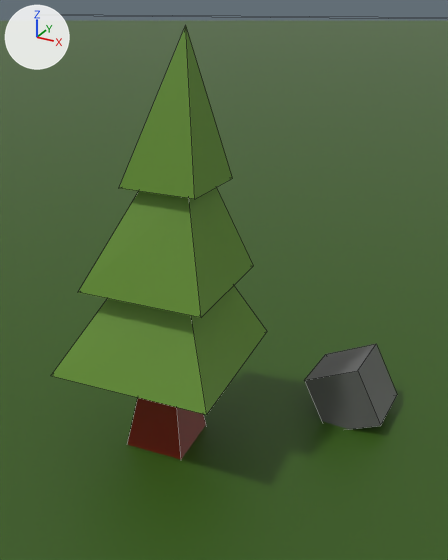
Renders of the Blender file game_scenes/forest.blend from each side of a commit.
Both versions are drawn from a camera (50 mm lens) standing at (5.67, -18.3, 11.67) and looking at (-2.39, -3.64, 4.34). The axes (+X, +Y, +Z) are drawn at upper left. The lights are the same throughout. Mesh edges are drawn as thin lines.

Names of what the first picture shows: 'Ground -convcol', 'Rock -convcol', 'Tree'.
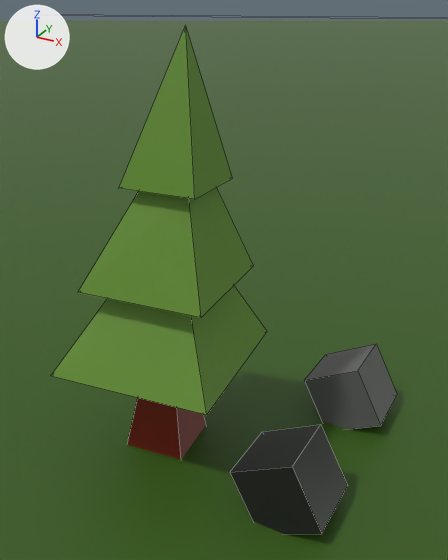
Edits to the bpy script that builds the scene:
```text
Add me_cube_003:
    me_cube_003.from_pydata(...)  # 8 vertices, 6 faces; spans x -1.1..1.61, y -1.02..1.0, z -3.05..-0.35
    me_cube_003.materials.append(mat_material)  # picture img_sunlit_png_001
Add ob_to_secretforest:
    ob_to_secretforest = bpy.data.objects.new('To SecretForest', me_cube_003)
    ob_to_secretforest.location = (0.49, -5.57, 1.45)
```

Pixel boxes (x1, y1, x2, y2) of what changed, in the pictures (448 x 560 px):
'To SecretForest', added (black)
    after: (230, 424, 347, 534)
